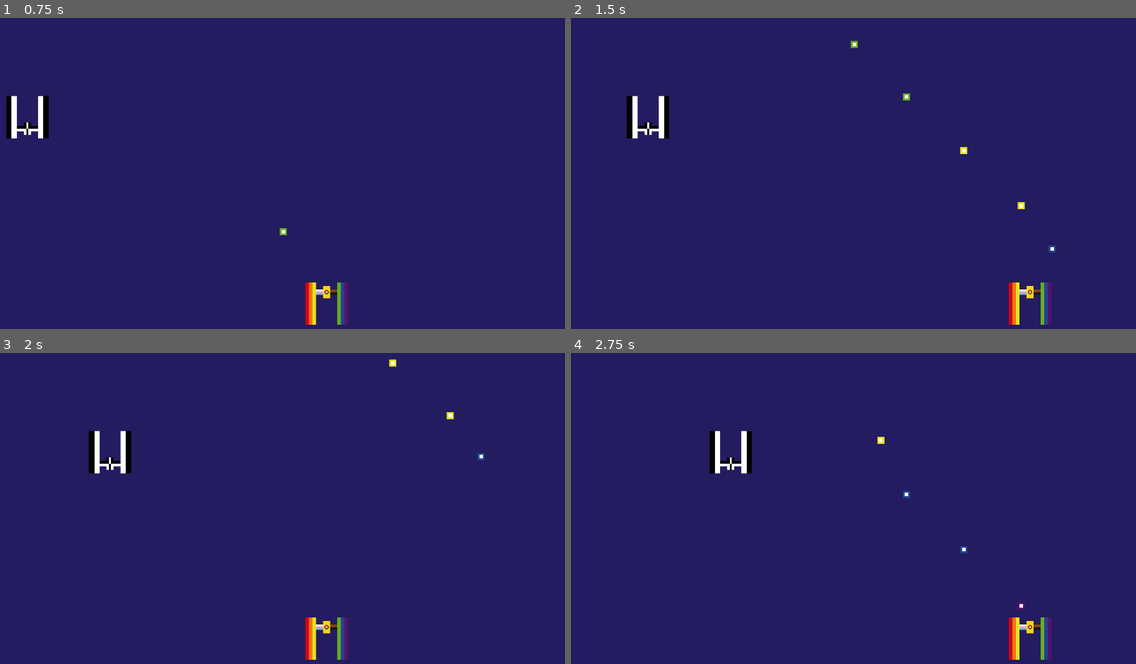
Above: before the commit, frames 1-4 (two rows, left to right).
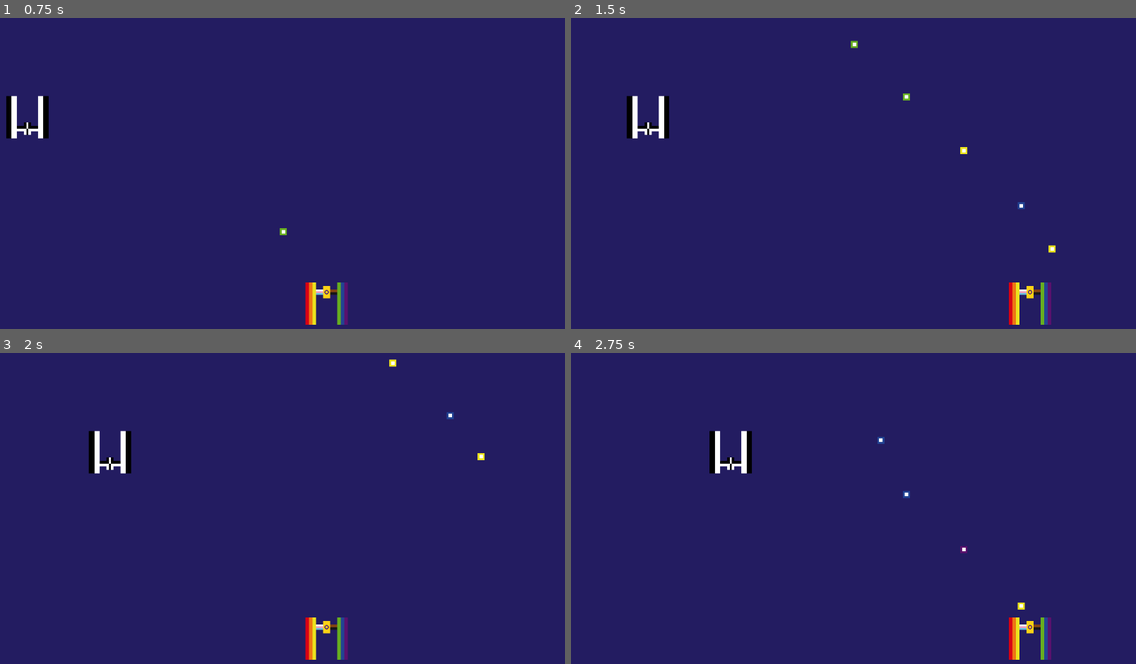
Above: after the commit, the same moments.

Repository: yndajas/qgjam-2023
Game: Godot game, scene res://main.tscn
Same seed, same stepped clock (60 frames per second), same inputs: the game is played once before the commit and once after it. The project has no main scene, so this scene is started directly.
Inputs:
- Up to frame 1 (0.75 s): hold Right (move_right) from 0.53 s (still down); hold Space (fire) from 0.53 s (still down)
- Up to frame 2 (1.5 s): release Right (move_right) at 1.28 s; release Space (fire) at 1.28 s; hold Left (move_left) from 1.28 s (still down); tap Space (fire) at 1.35 s
- Up to frame 3 (2 s): keep holding Left (move_left)
- Up to frame 4 (2.75 s): release Left (move_left) at 2.03 s; hold Right (move_right) from 2.03 s (still down); hold Space (fire) from 2.03 s (still down)

Frame 1 is identical in both runs. In frame 2, less than 0.1% of the frame differs, in the area x 79-86%, y 59-76%; in frame 3, less than 0.1%; in frame 4, less than 0.1%, in the area x 54-81%, y 26-83%.

Commit message:
Spawn bullet from enemy

Diff:
--- a/scripts/bullet.gd
+++ b/scripts/bullet.gd
@@ -47,5 +47,9 @@
 	sfx_player.play()
 
 
+func reverse_direction() -> void:
+	linear_velocity.y *= -1
+
+
 func y_position() -> float:
 	return self.global_position[1]
--- a/scripts/enemy.gd
+++ b/scripts/enemy.gd
@@ -22,7 +22,16 @@
 
 
 func _on_fire_timer_timeout() -> void:
-	print_debug("fire")
+	fire()
+
+
+func fire() -> void:
+	var bullet: RigidBody2D = Global.bullet_scene.instantiate()
+	bullet.global_position = Vector2(
+		x_position(), y_position() + Global.CHARACTER_GUN_OFFSET + bullet.EXPECTED_EDGE_OFFSET
+	)
+	bullet.reverse_direction()
+	get_tree().get_root().add_child(bullet)
 
 
 func is_off_screen() -> bool:
@@ -35,3 +44,7 @@
 
 func x_position() -> float:
 	return self.global_position[0]
+
+
+func y_position() -> float:
+	return self.global_position[1]
